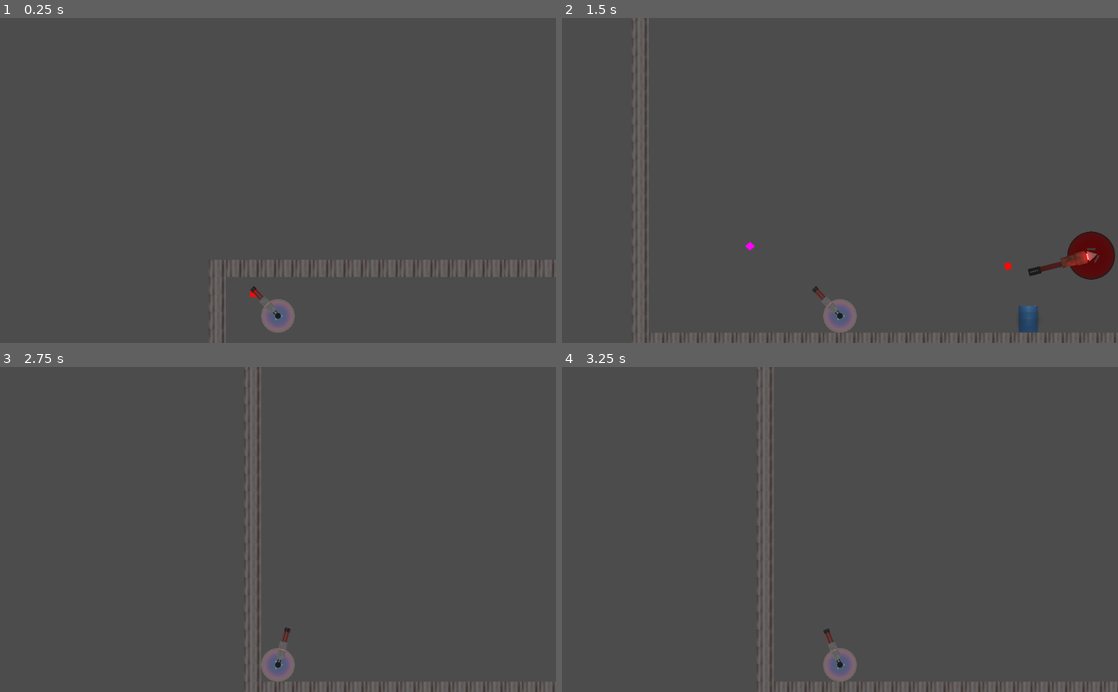
Above: before the commit, frames 1-4 (two rows, left to right).
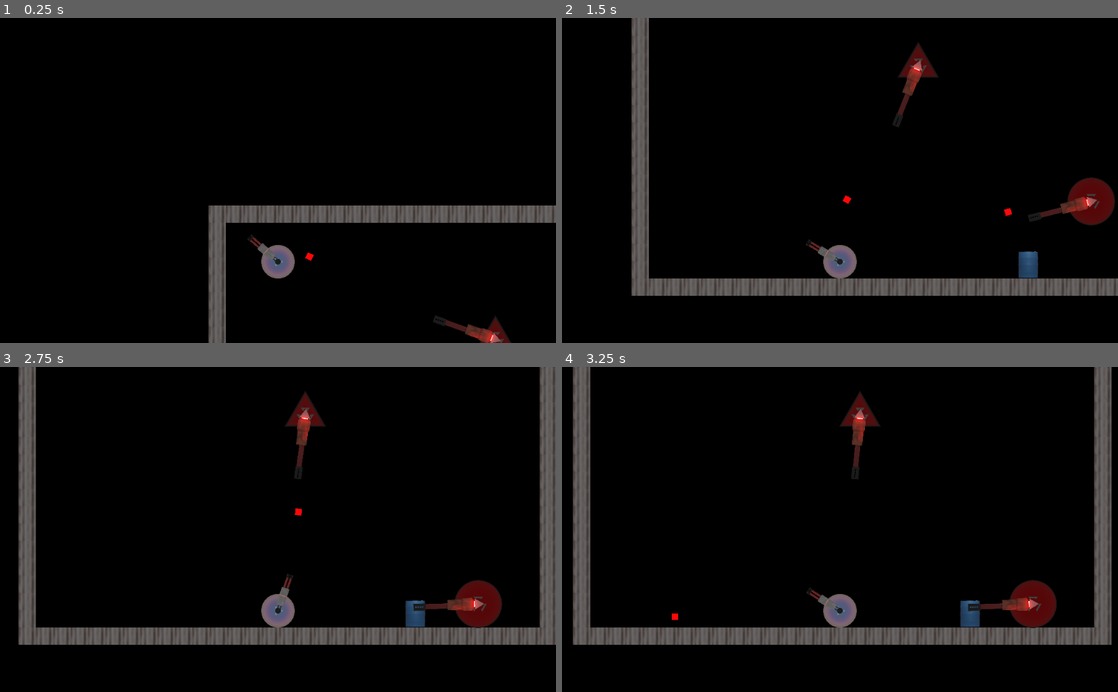
Above: after the commit, the same moments.

Repository: Mewtastic/4-bullet-gun
Game: Godot game, scene res://Scenes/Level one.tscn
Same seed, same stepped clock (60 frames per second), same inputs: the game is played once before the commit and once after it. The project has no main scene, so this scene is started directly.
Inputs (mouse positions are in pixels of both pictures, inside the frame that each line leads up to):
- Up to frame 1 (0.25 s): no input
- Up to frame 2 (1.5 s): move the mouse to (962, 164) at 0.52 s; press the mouse at (962, 164) at 0.53 s; hold D (right) from 0.53 s (still down); move the mouse to (728, 196) at 1.27 s; release the mouse at (728, 196) at 1.28 s; click (728, 196) at 1.35 s
- Up to frame 3 (2.75 s): move the mouse to (333, 458) at 2.02 s; release D (right) at 2.03 s; press the mouse at (333, 458) at 2.03 s; hold A (left) from 2.03 s (still down)
- Up to frame 4 (3.25 s): move the mouse to (812, 594) at 2.77 s; release A (left) at 2.78 s; release the mouse at (812, 594) at 2.78 s; hold D (right) from 2.78 s (still down); click (812, 594) at 2.85 s

The runs differ from the first frame. In frame 1, 96% of the frame differs, in the area x 0-100%, y 0-100%; in frame 2, 94%; in frame 3, 92%; in frame 4, 92%.

Commit message:
Bulk git commit #15K

Diff:
--- /dev/null
+++ b/Assets/Instances/Drone.tscn
@@ -0,0 +1,22 @@
+[gd_scene load_steps=3 format=2]
+
+[ext_resource path="res://Assets/Sprites/enemy2.png" type="Texture" id=1]
+
+[sub_resource type="ConvexPolygonShape2D" id=1]
+points = PoolVector2Array( -38, 22, 38, 22, 0, -45 )
+
+[node name="Drone" type="RigidBody2D"]
+collision_layer = 8
+collision_mask = 5
+gravity_scale = 0.0
+__meta__ = {
+"_edit_group_": true
+}
+
+[node name="CollisionShape2D" type="CollisionShape2D" parent="."]
+z_index = 2
+shape = SubResource( 1 )
+
+[node name="Sprite" type="Sprite" parent="."]
+scale = Vector2( 0.2, 0.2 )
+texture = ExtResource( 1 )
--- a/Assets/Instances/Gun.tscn
+++ b/Assets/Instances/Gun.tscn
@@ -14,3 +14,13 @@
 
 [node name="Muzzle" type="Position2D" parent="."]
 position = Vector2( 36, 0 )
+
+[node name="ShotDelay" type="Timer" parent="."]
+wait_time = 0.5
+one_shot = true
+
+[node name="LoadDelay" type="Timer" parent="."]
+wait_time = 2.0
+one_shot = true
+[connection signal="timeout" from="ShotDelay" to="." method="_on_ShotDelay_timeout"]
+[connection signal="timeout" from="LoadDelay" to="." method="_on_LoadDelay_timeout"]
--- a/Assets/Instances/Player.tscn
+++ b/Assets/Instances/Player.tscn
@@ -22,5 +22,5 @@
 shape = SubResource( 1 )
 
 [node name="Camera2D" type="Camera2D" parent="."]
-offset = Vector2( 0, -250 )
+offset = Vector2( 0, -150 )
 current = true
--- a/Scenes/Level one.tscn
+++ b/Scenes/Level one.tscn
@@ -6,6 +6,7 @@
 [ext_resource path="res://Assets/Instances/World.tscn" type="PackedScene" id=4]
 [ext_resource path="res://Assets/Instances/Enemy.tscn" type="PackedScene" id=5]
 [ext_resource path="res://Assets/Instances/Enemy gun.tscn" type="PackedScene" id=6]
+[ext_resource path="res://Assets/Instances/Drone.tscn" type="PackedScene" id=7]
 
 [node name="Level one" type="Node2D"]
 
@@ -25,3 +26,12 @@
 position = Vector2( 718.955, 122.053 )
 
 [node name="Enemy gun" parent="." instance=ExtResource( 6 )]
+position = Vector2( 698.24, 134.538 )
+TargetPath = NodePath("../Enemy")
+
+[node name="Drone" parent="." instance=ExtResource( 7 )]
+position = Vector2( 400.439, 183.117 )
+
+[node name="Drone gun" parent="." instance=ExtResource( 6 )]
+position = Vector2( 401.357, 193.561 )
+TargetPath = NodePath("../Drone")
--- a/Scripts/Gun.gd
+++ b/Scripts/Gun.gd
@@ -4,22 +4,54 @@
 export (NodePath) var TargetPath
 
 onready var TargetNode = get_node(TargetPath)
-onready var StartOffset = self.transform.origin - TargetNode.transform.origin
+
+var barrel0 = 0
+var barrel1 = 0
+var loaded = true
 
 func _ready():
 	randomize()
+	barrel0 = int(rand_range(0, 3))
+	barrel1 = int(rand_range(0, 3))
 
 func get_input():
 	look_at(get_global_mouse_position())
-	if Input.is_action_just_pressed("shoot"):
+	if Input.is_action_pressed("shoot"):
 		shoot()
 
 func shoot():
-	var b = Bullet.instance()
-	b.start($Muzzle.global_position, rotation, int(rand_range(0, 3)))
-	get_parent().add_child(b)
+	if loaded:
+		var b = Bullet.instance()
+		b.start($Muzzle.global_position, rotation, int(barrel0))
+		get_parent().add_child(b)
+		loaded = false
+		load_barrel()
 
 
-func _physics_process(delta):
+func load_barrel():
+	if barrel1 != null:
+		barrel0 = barrel1
+		barrel1 = null
+		$ShotDelay.start(.25)
+		$LoadDelay.start(1.5)
+	else:
+		barrel0 = null
+
+func _process(delta):
 	get_input()
-	self.transform.origin = TargetNode.transform.origin + StartOffset
+	self.global_position = TargetNode.global_position
+
+
+func _on_ShotDelay_timeout():
+	if barrel0 != null:
+		loaded = true
+
+
+func _on_LoadDelay_timeout():
+	if barrel0 == null:
+		barrel0 = int(rand_range(0, 3))
+		barrel1 = int(rand_range(0, 3))
+		loaded = true
+	else:
+		barrel1 = int(rand_range(0, 3))
+		loaded = true
--- a/Scripts/enemy_gun.gd
+++ b/Scripts/enemy_gun.gd
@@ -1,21 +1,13 @@
 extends Node2D
 
+export (NodePath) var TargetPath
 
-# Declare member variables here. Examples:
-# var a = 2
-# var b = "text"
+onready var TargetNode = get_node(TargetPath)
+
 var Bullet = preload("res://Assets/Instances/Bullet.tscn")
-var fire_rate = 30  # Number of frames between shots
+var fire_rate = 80  # Number of frames between shots
 var fire_timer = fire_rate
 
-# Called when the node enters the scene tree for the first time.
-func _ready():
-	pass # Replace with function body.
-
-#func get_input():
-#	look_at($Player)
-
-# Called every frame. 'delta' is the elapsed time since the previous frame.
 func _process(delta):
 	fire_timer += 1
 	fire_timer = min(fire_rate, fire_timer)
@@ -28,4 +20,4 @@
 			get_parent().add_child(b)
 			fire_timer = 0
 
-	global_position = get_parent().get_node("Enemy").global_position
+	self.global_position = TargetNode.global_position
--- a/project.godot
+++ b/project.godot
@@ -115,4 +115,5 @@
 
 [rendering]
 
+environment/default_clear_color=Color( 0, 0, 0, 1 )
 environment/default_environment="res://default_env.tres"
Binary file added: Assets/Sprites/enemy2.png
Not shown, added: Assets/Sprites/enemy2.png.import
Not shown: 1 places in Scenes/Level one.tscn that only renumber resources
